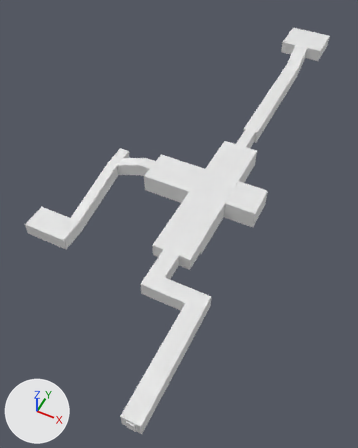
What one commit did to the FBX model RelicHunter/Assets/GameAssets/Builds/Blocagem/Blocagem.fbx.
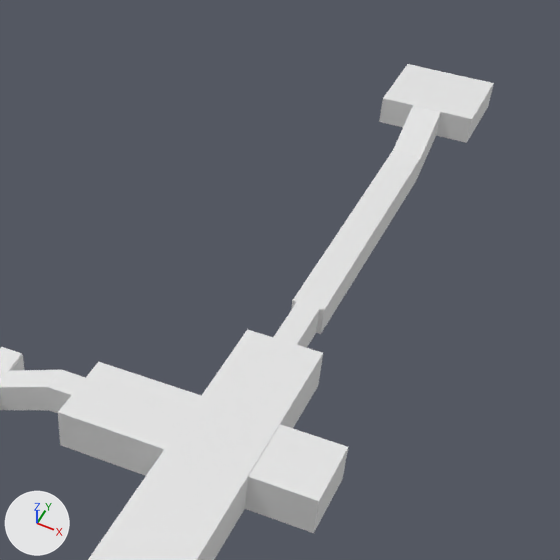
Each version appears first whole from a camera (50 mm lens) standing at (41.8, -115.0, 117.9) and looking at (-11.0, -9.5, -14.0), and next in a close-up on the part from 33% to 100% of the width and 0% to 53% of the height. Every picture has the same lights, and +X, +Y and +Z are marked at lower left. Where no turn or scale is listed for an object, it has been applied to the vertices.

Before the edit, the objects in view are built like this:
```python
ob_cube_032 = bpy.data.objects.new('Cube.032', me_cube_039)
ob_cube_032.location = (0.0, 30.5, 1.7)
ob_cube_038 = bpy.data.objects.new('Cube.038', me_cube_045)
ob_cube_038.location = (2.5, 33.9, 3.9)
ob_cube_039 = bpy.data.objects.new('Cube.039', me_cube_046)
ob_cube_039.location = (-2.5, 33.9, 3.9)
ob_cube_064 = bpy.data.objects.new('Cube.064', me_cube_071)
ob_cube_064.location = (2.2, 34.0, 3.9)
ob_cube_065 = bpy.data.objects.new('Cube.065', me_cube_072)
ob_cube_065.location = (-1.8, 34.0, 3.9)
ob_cube_067 = bpy.data.objects.new('Cube.067', me_cube_074)
ob_cube_067.location = (-5.4, 85.3, 8.0)
ob_pisoblocagem_006 = bpy.data.objects.new('PisoBlocagem.006', me_plane_007)
ob_pisoblocagem_006.location = (22.1, 0.0, 6.2)
ob_pisoblocagem_013 = bpy.data.objects.new('PisoBlocagem.013', me_plane_014)
ob_pisoblocagem_013.location = (0.0, 0.0, 6.0)
ob_pisoblocagem_014 = bpy.data.objects.new('PisoBlocagem.014', me_plane_015)
ob_pisoblocagem_014.location = (0.0, 0.0, 6.0)
# also in view: 'Cube.009' at (6.0, -5.7, 3.0); 'PisoBlocagem.003' at (-14.4, -5.7, 6.1); 'PisoBlocagem.001' at (0.0, -32.5, 6.1); 'PisoBlocagem.017' at (-31.3, -5.7, 4.3); 'PisoBlocagem.015' at (0.0, 92.5, 10.2)
```
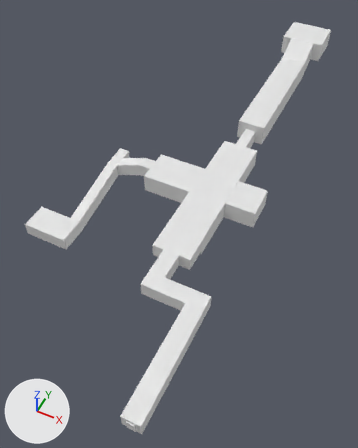
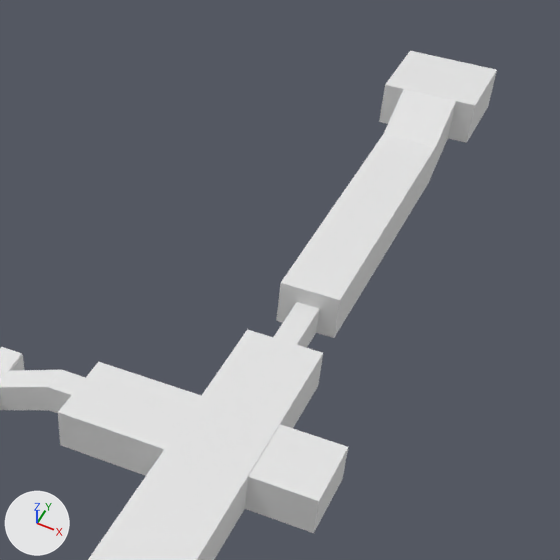
Commit message: Blocagem Update

Changed parts and their boxes [x1, y1, x2, y2] in the close-ups (560 x 560 px):
'PisoBlocagem.013', mesh rescaled, moved (21% wider)
    before: [292, 151, 421, 311]
    after: [280, 134, 436, 302]
'PisoBlocagem.015', moved
    before: [383, 64, 494, 121]
    after: [385, 51, 497, 107]
'Cube.038', mesh rescaled, moved (9% taller)
    before: [319, 161, 420, 333]
    after: [333, 150, 435, 337]
'PisoBlocagem.014', mesh rescaled, moved (49% wider, 11% taller)
    before: [393, 105, 441, 157]
    after: [384, 89, 456, 147]
'Cube.067', mesh rescaled
    before: [379, 100, 412, 126]
    after: [379, 86, 403, 123]
'Cube.064', mesh rescaled
    before: [317, 310, 322, 332]
    after: [317, 296, 338, 336]
'Cube.040', moved
    before: [417, 116, 440, 177]
    after: [429, 105, 455, 180]
'Cube.065', mesh rescaled (not visible before)
    after: [278, 285, 300, 321]
'PisoBlocagem.022', added
    after: [298, 290, 320, 308]
'Cube.032', mesh rescaled
    before: [316, 181, 416, 334]
    after: [276, 184, 428, 338]
'Cube.039', mesh rescaled, moved (not visible before)
    after: [277, 284, 282, 320]

The change, as a diff of the scene's bpy script:
```diff
--- a/RelicHunter/Assets/GameAssets/Builds/Blocagem/Blocagem.fbx.py
+++ b/RelicHunter/Assets/GameAssets/Builds/Blocagem/Blocagem.fbx.py
@@ me_cube_072 @@
 me_cube_072.from_pydata(...)  # 8 vertices, 6 faces; spans x -0.61..0.13, y -7.44..-7.28, z -2.07..2.07
+# me_cube_072 part 7: the whole mesh is scaled about its middle by (4, 1, 1.64), then moved by (-1.11, 0.0, 1.32)
@@ me_cube_045 @@
 me_cube_045.from_pydata(...)  # 8 vertices, 6 faces; spans x -0.1..0.1, y -7.3..41.7, z -2.1..2.1
+# me_cube_045 part 8: the whole mesh is scaled about its middle by (1, 1, 1.64), then moved by (0.0, 0.0, 1.3)
@@ me_plane_015 @@
 me_plane_015.from_pydata(...)  # 8 vertices, 6 faces; spans x -2.62..2.62, y 75.56..85.18, z 0.0..4.36
+# me_plane_015 part 3: the whole mesh is scaled about its middle by (1.85, 1, 1)
@@ me_plane_014 @@
 me_plane_014.from_pydata(...)  # 8 vertices, 6 faces; spans x -2.6..2.6, y 26.6..75.6, z 0.0..0.3
+# me_plane_014 part 6: the whole mesh is scaled about its middle by (1.85, 1, 1)
@@ me_cube_074 @@
 me_cube_074.from_pydata(...)  # 8 vertices, 6 faces; spans x -3.0..3.0, y -0.12..0.12, z -2.07..2.07
+# me_cube_074 part 2: the whole mesh is scaled about its middle by (1.24, 1, 1.64), then moved by (0.73, 0.0, 1.32)
@@ me_cube_071 @@
 me_cube_071.from_pydata(...)  # 8 vertices, 6 faces; spans x -0.61..0.13, y -7.44..-7.28, z -2.07..2.07
+# me_cube_071 part 1: the whole mesh is scaled about its middle by (4, 1, 1.64), then moved by (1.11, 0.0, 1.32)
@@ me_cube_046 @@
 me_cube_046.from_pydata(...)  # 8 vertices, 6 faces; spans x -0.1..0.1, y -7.3..41.7, z -2.1..2.1
+# me_cube_046 part 5: the whole mesh is scaled about its middle by (1, 1, 1.64), then moved by (0.0, 0.0, 1.3)
@@ me_cube_039 @@
 me_cube_039.from_pydata(...)  # 8 vertices, 6 faces; spans x -2.6..2.6, y -3.9..45.1, z -0.1..0.1
+# me_cube_039 part 4: the whole mesh is scaled about its middle by (1.85, 1, 1)
@@ ob_cube_038 @@
 ob_cube_038 = bpy.data.objects.new('Cube.038', me_cube_045)
-ob_cube_038.location = (2.5, 33.9, 3.9)
+ob_cube_038.location = (4.7, 33.9, 3.9)
@@ ob_pisoblocagem_014 @@
 ob_pisoblocagem_014 = bpy.data.objects.new('PisoBlocagem.014', me_plane_015)
-ob_pisoblocagem_014.location = (0.0, 0.0, 6.0)
+ob_pisoblocagem_014.location = (0.0, 0.0, 8.6)
@@ ob_pisoblocagem_013 @@
 ob_pisoblocagem_013 = bpy.data.objects.new('PisoBlocagem.013', me_plane_014)
-ob_pisoblocagem_013.location = (0.0, 0.0, 6.0)
+ob_pisoblocagem_013.location = (0.0, 0.0, 8.6)
@@ ob_cube_040 @@
 ob_cube_040 = bpy.data.objects.new('Cube.040', me_cube_047)
-ob_cube_040.location = (2.5, 33.9, 3.9)
+ob_cube_040.location = (4.7, 33.9, 3.9)
@@ ob_pisoblocagem_015 @@
 ob_pisoblocagem_015 = bpy.data.objects.new('PisoBlocagem.015', me_plane_016)
-ob_pisoblocagem_015.location = (0.0, 0.0, 6.0)
+ob_pisoblocagem_015.location = (0.0, 0.0, 8.6)
@@ ob_cube_039 @@
 ob_cube_039 = bpy.data.objects.new('Cube.039', me_cube_046)
-ob_cube_039.location = (-2.5, 33.9, 3.9)
+ob_cube_039.location = (-4.7, 33.9, 3.9)
@@ ob_pisoblocagem_022 @@
+ob_pisoblocagem_022 = bpy.data.objects.new('PisoBlocagem.022', me_plane_023)  # a box spanning x -1.62..1.62, y 26.61..26.77, z 0.0..2.63
+ob_pisoblocagem_022.location = (0.0, 0.0, 6.0)
```
